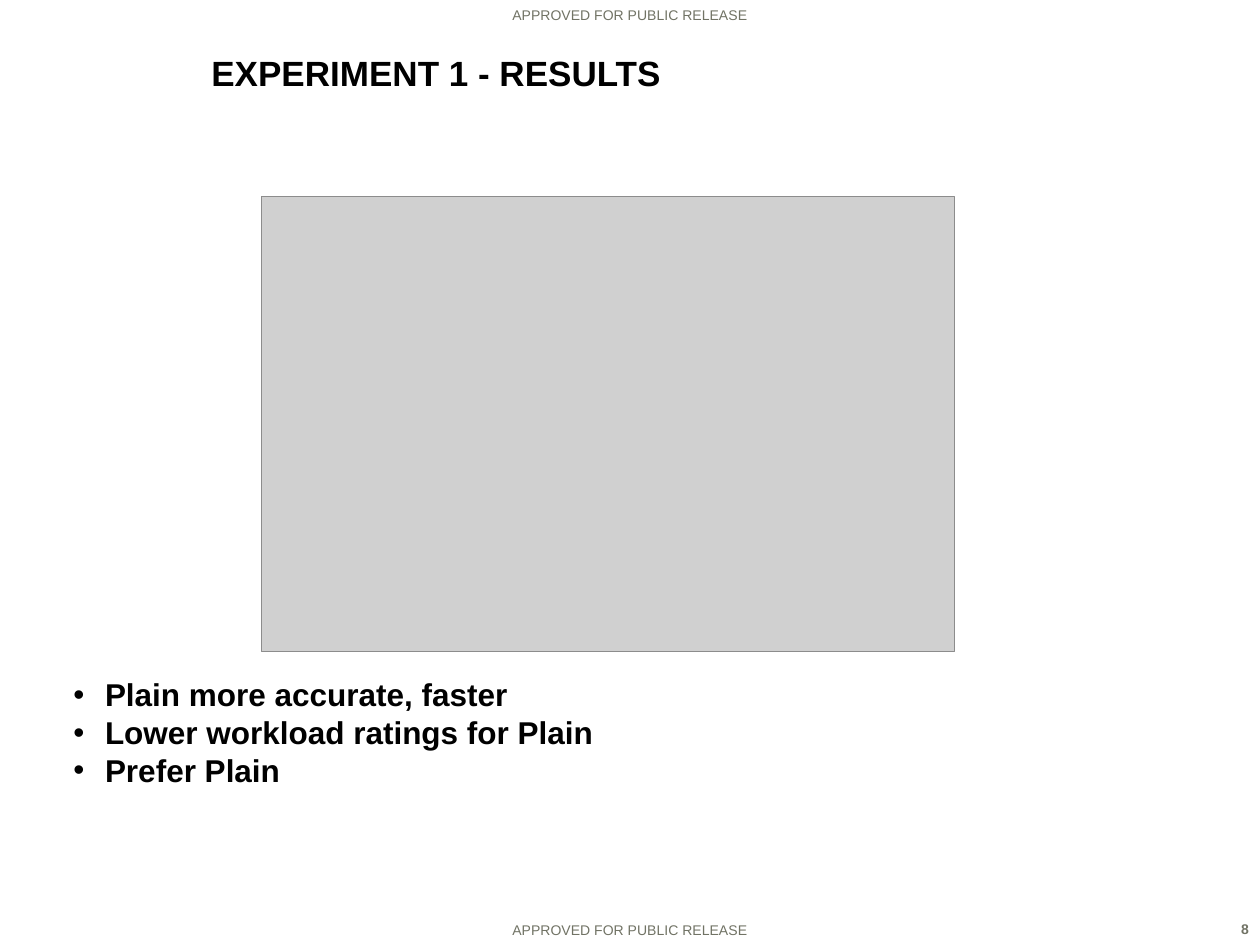
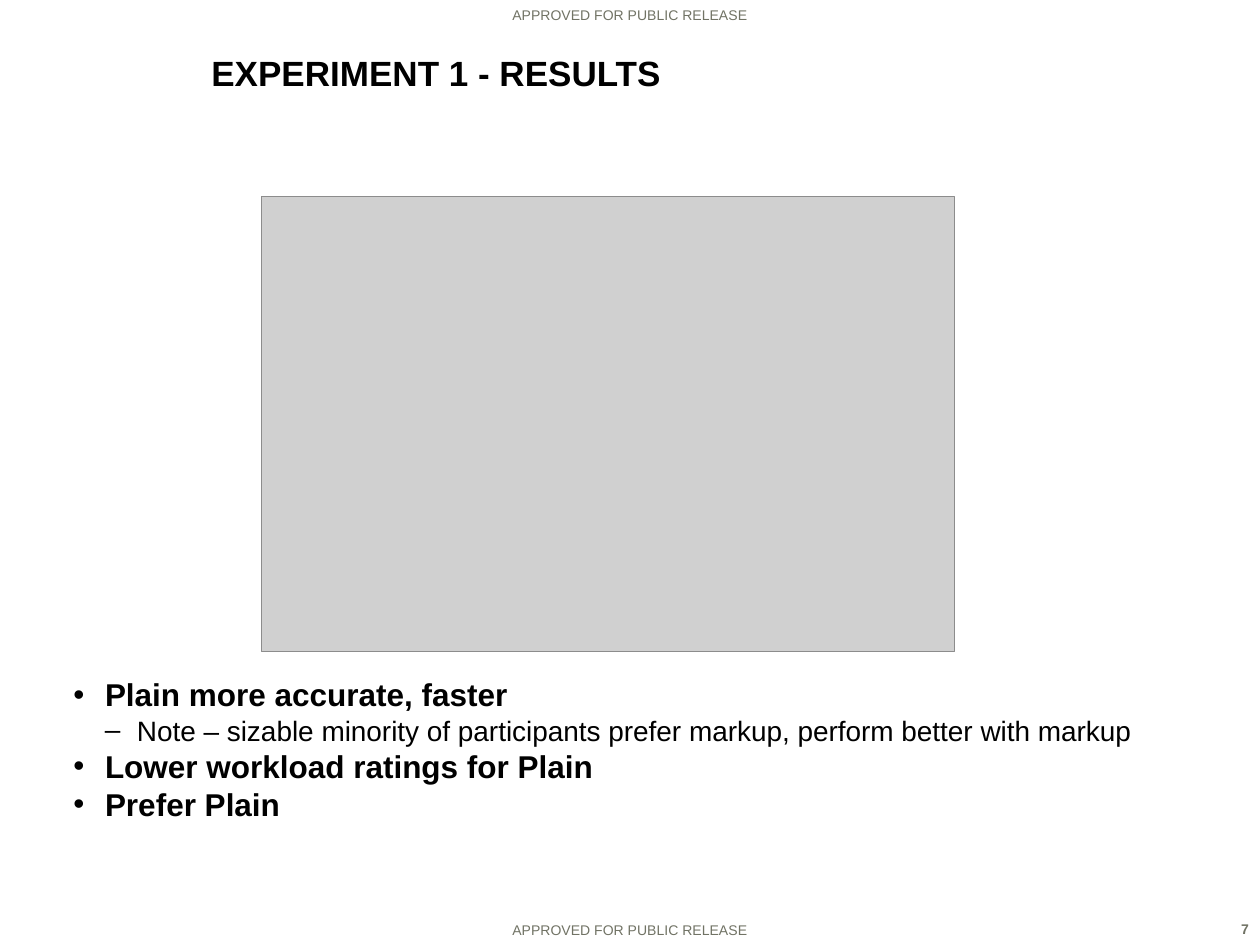
Before and after one commit to ezaroukian/ELICIT-2, a slide deck: slide 7 of analysis/Zaroukian-AHFE-presentation.PPTX (slide 8 before the commit). Drawn at 1260x945 pixels with LibreOffice and Linux fonts; fonts in the diff are those of the drawing; grey boxes stand for pictures; background and template pictures are left out. Boxes give left, top, right and bottom in pixels: in the first picture for what was removed or moved away, otherwise in the second. Text is boxed around its words. In the diff, an @@ line names an element or a change of style, - is before the commit and + after.

```diff
--- a/analysis/Zaroukian-AHFE-presentation.PPTX
+++ b/analysis/Zaroukian-AHFE-presentation.PPTX
@@ text at (x1=137, y1=720, x2=1131, y2=746): paragraph added @@
+  – Note – sizable minority of participants prefer markup, perform better with markup
@@ page number at (x1=1241, y1=924, x2=1249, y2=934): text changed @@
-8
+7
```
Also in this commit, not shown: 4 other slides changed, 5 slides added, 4 slides removed, 3 other files.
